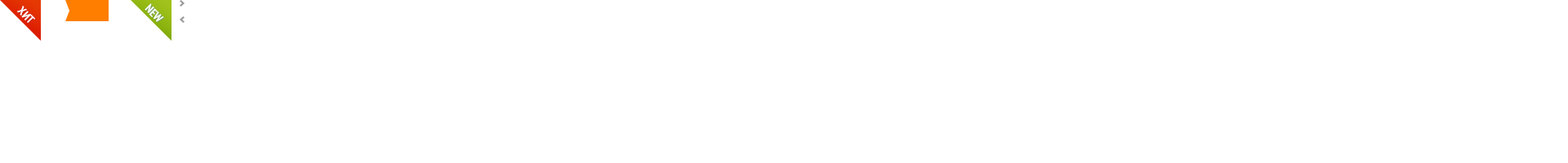
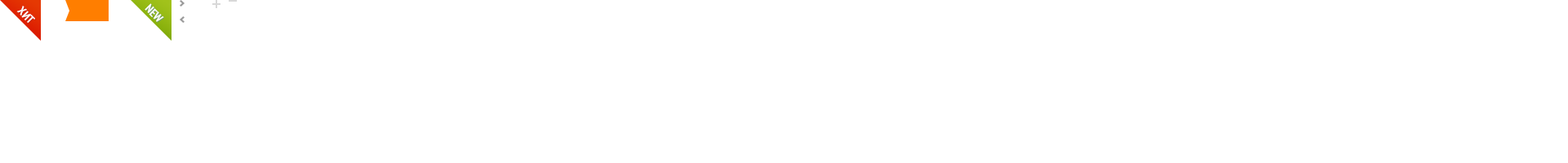
The second 1568px x 163px image is a revision of the first. Changes to its layers:
added layer "Layer 3" above "Layer 1 copy" over 212, 0, 221, 9
added layer "Layer 5" above "Layer 4" over 228, 0, 237, 2
